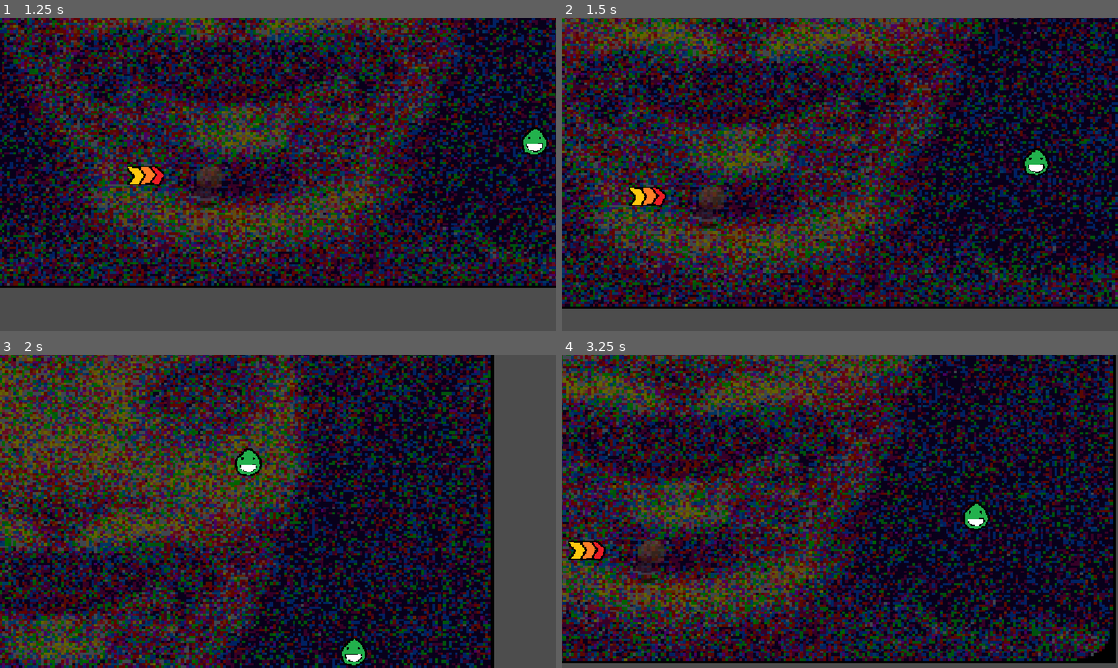
Above: before the commit, frames 1-4 (two rows, left to right).
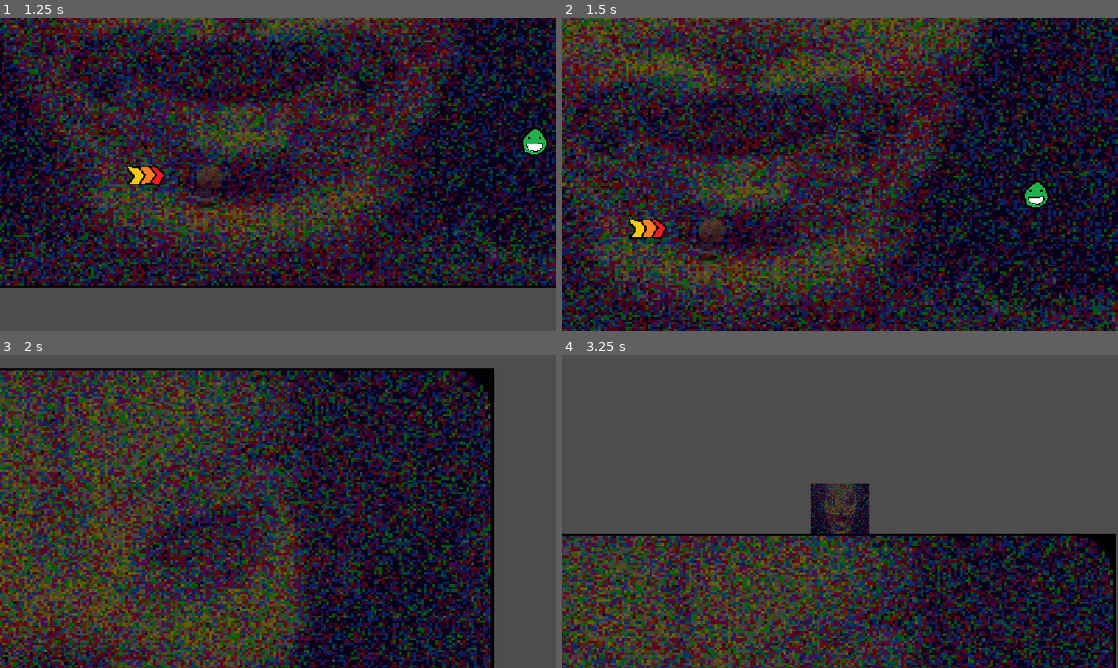
Above: after the commit, the same moments.

Repository: deborah-orret/claw-machine-game
Game: Godot game, scene res://scenes/test_area_1.tscn
Two runs of this game, one before a commit and one after it. Both use one fixed random seed, a clock stepped at 60 frames per second and the inputs below.
Inputs:
- Up to frame 1 (1.25 s): hold D (right) from 0.53 s (still down); tap W (jump) at 0.6, 0.77, 1.07 s
- Up to frame 2 (1.5 s): keep holding D (right); tap W (jump) at 1.35 s
- Up to frame 3 (2 s): keep holding D (right); tap W (jump) at 1.52, 1.82 s
- Up to frame 4 (3.25 s): release D (right) at 2.03 s; hold A (left) 2.03-2.78 s; tap W (jump) at 2.1, 2.85, 3.02 s; hold D (right) from 2.78 s (still down)

Frame 1 is identical in both runs. In frame 2, 84% of the frame differs, in the area x 0-100%, y 0-100%; in frame 3, 75%; in frame 4, 90%.
Error in both runs: Attempt to call function 'start' in base 'null instance' on a null instance. (res://scripts/character.gd:21)

Commit message:
Update character.gd

Diff:
--- a/scripts/character.gd
+++ b/scripts/character.gd
@@ -36,7 +36,7 @@
 
 	# Handle jump.
 	if Input.is_action_just_pressed("jump") and is_on_floor():
-		velocity.y = JUMP_VELOCITY
+		velocity.y = Global.JUMP
 
 	# Get the input direction and handle the movement/deceleration.
 	# As good practice, you should replace UI actions with custom gameplay actions.
